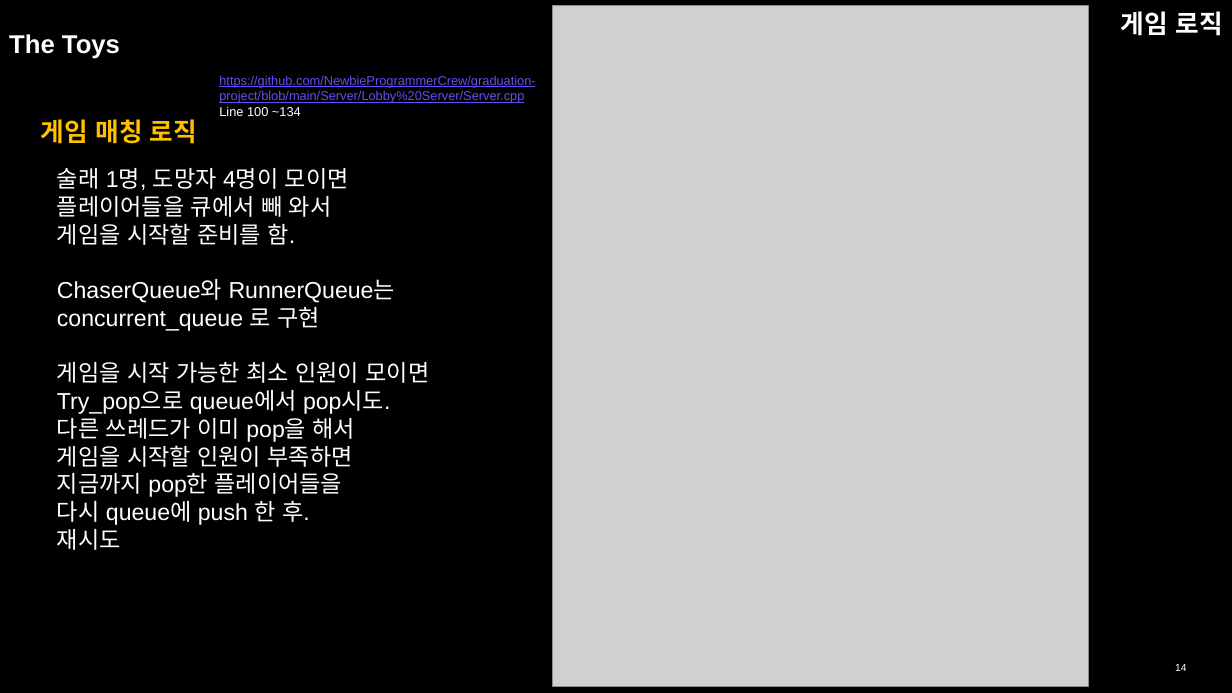
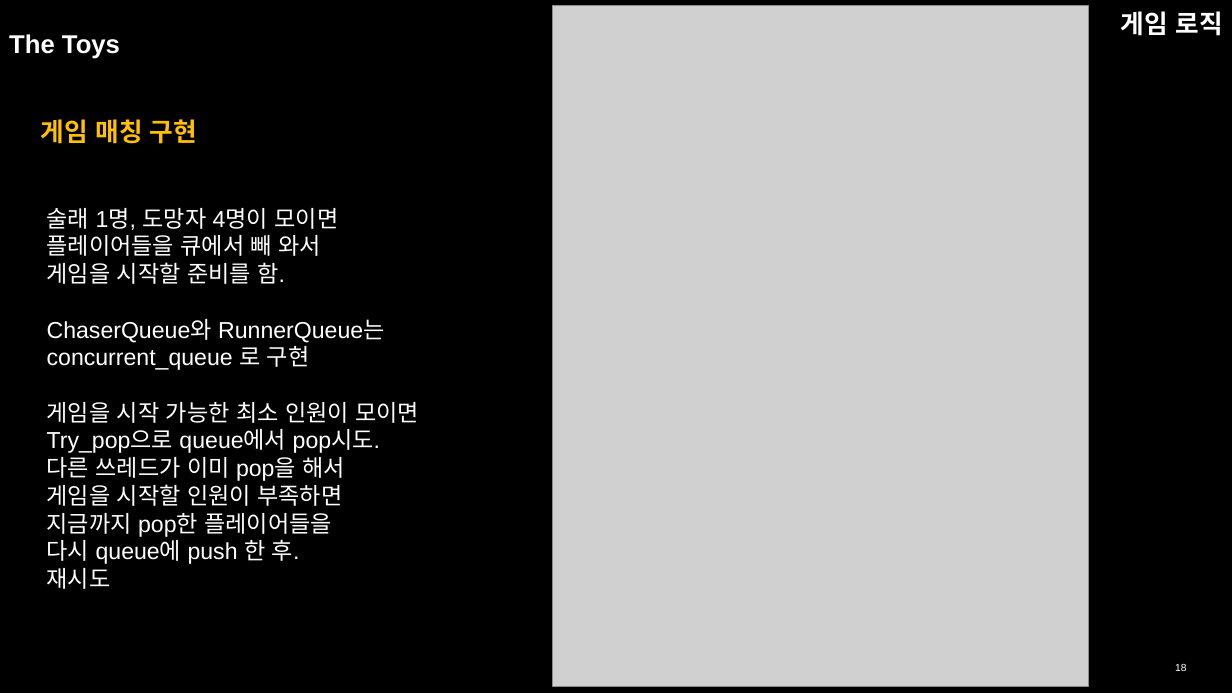
Before and after one commit to NewbieProgrammerCrew/graduation-project, a slide deck: slide 18 of 포트폴리오/이종혁 포트폴리오.pptx (slide 14 before the commit). Drawn at 1232x693 pixels with LibreOffice and Linux fonts; fonts in the diff are those of the drawing; grey boxes stand for pictures. Boxes give left, top, right and bottom in pixels: in the first picture for what was removed or moved away, otherwise in the second. Text is boxed around its words. In the diff, an @@ line names an element or a change of style, - is before the commit and + after.

```diff
--- a/포트폴리오/이종혁 포트폴리오.pptx
+++ b/포트폴리오/이종혁 포트폴리오.pptx
@@ text removed at (219, 75, 535, 116) @@
-https://github.com/NewbieProgrammerCrew/graduation-project/blob/main/Server/Lobby%20Server/Server.cpp
-Line 100 ~134
@@ text at (41, 119, 197, 144): text changed @@
-게임 매칭 로직
+게임 매칭 구현
@@ text "술래 1명, 도망자 4명이 모이면": place and size @@
-text "술래 1명, 도망자 4명이 모이면" at (57, 168, 430, 550)
+text "술래 1명, 도망자 4명이 모이면" at (47, 208, 419, 589)
@@ page number at (1175, 664, 1186, 671): text changed @@
-14
+18
```
Also in this commit, not shown: 12 other slides changed, 9 slides added, 4 slides removed.
